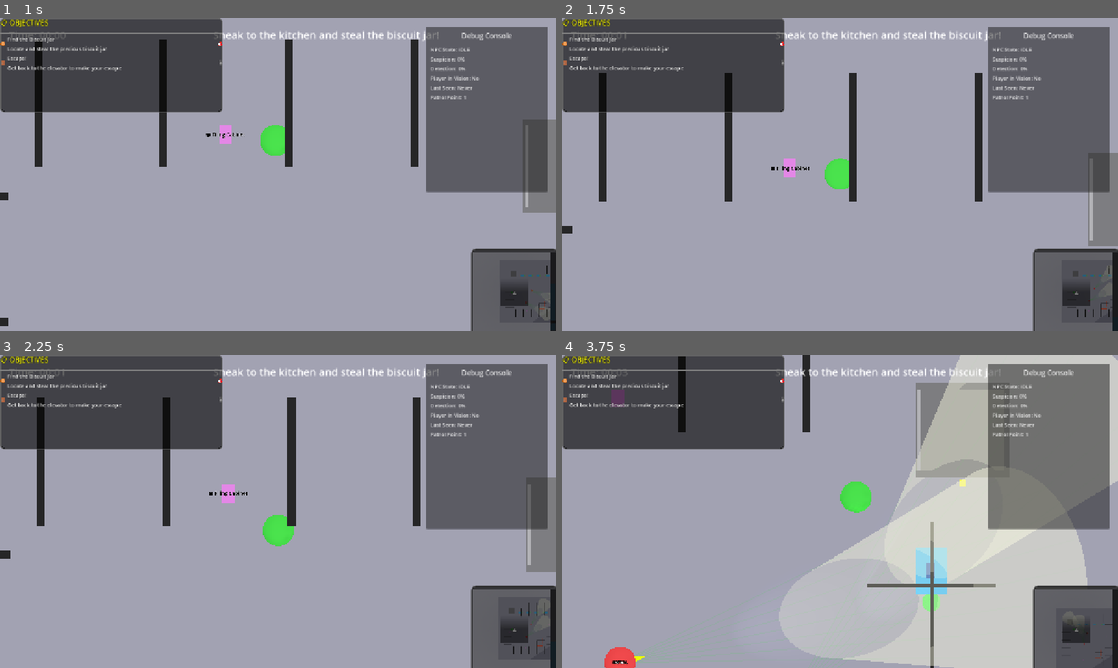
Above: before the commit, frames 1-4 (two rows, left to right).
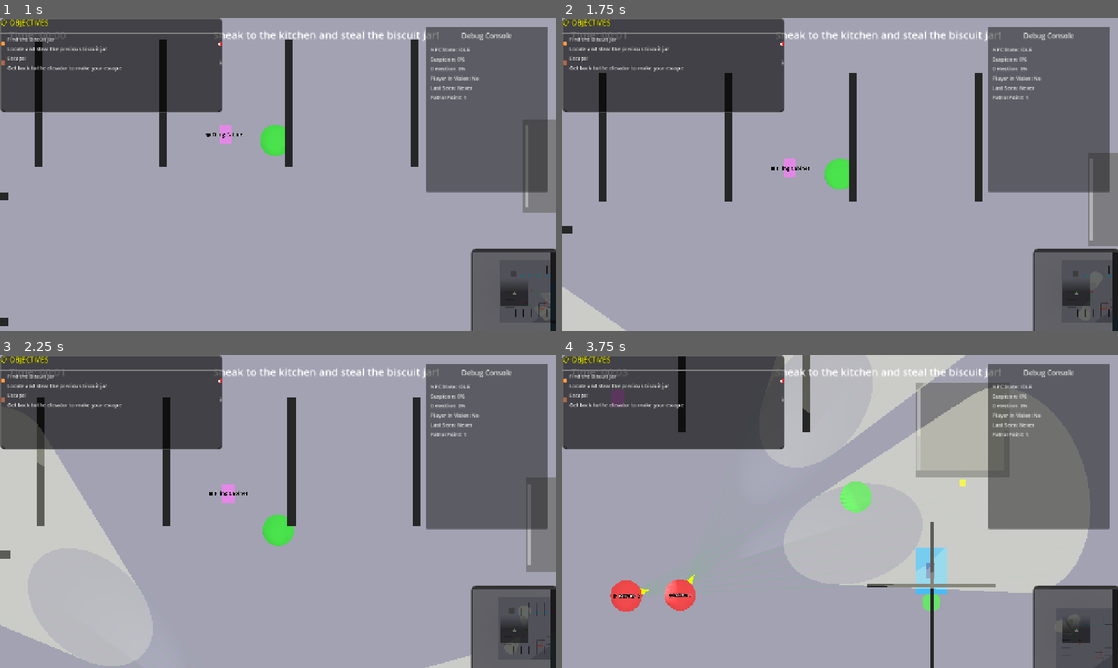
Above: after the commit, the same moments.

Repository: alanops/the-jar-job
Game: Godot game, scene res://scenes/main_menu.tscn
Two runs of this game, one before a commit and one after it. Both use one fixed random seed, a clock stepped at 60 frames per second and the inputs below.
Inputs:
- Up to frame 1 (1 s): click "Start Heist" at 0.5 s
- Up to frame 2 (1.75 s): tap Enter at 1.25 s; hold Right (move_right) from 1.28 s (still down); hold Ctrl (crouch) from 1.28 s (still down)
- Up to frame 3 (2.25 s): release Right (move_right) at 2.03 s; release Ctrl (crouch) at 2.03 s; hold Down (move_backward) from 2.03 s (still down); tap E (interact) at 2.1 s
- Up to frame 4 (3.75 s): release Down (move_backward) at 2.78 s; hold Right (move_right) 2.78-3.53 s; hold Shift (run) 2.78-3.53 s; hold Up (move_forward) from 3.53 s (still down); tap Ctrl (crouch) at 3.6 s

Frame 1 is identical in both runs. In frame 2, 0.9% of the frame differs, in the area x 0-99%, y 79-100%; in frame 3, 9.2%; in frame 4, 22%, in the area x 7-100%, y 0-100%.
Error before the commit: Invalid access to property or key 'unix' on a base object of type 'Dictionary'. (res://scripts/npc_predictive_ai.gd:69)

Commit message:
Fix Time API usage in AI systems
- Replace Time.get_time_dict_from_system()["unix"] with Time.get_unix_time_from_system()
- Use Time.get_datetime_dict_from_system() for hour access
- Fixes 'Invalid access to unix property' errors across all AI systems
- Corrects Godot 4 Time API usage in communication, memory, and predictive systems

Diff:
--- a/scripts/npc_communication_manager.gd
+++ b/scripts/npc_communication_manager.gd
@@ -104,7 +104,7 @@
 		current_alert_level = level
 		alert_position = position
 		alert_source = source
-		alert_start_time = Time.get_time_dict_from_system()["unix"]
+		alert_start_time = Time.get_unix_time_from_system()
 
 		print("NPCCommunicationManager: Alert raised to ", AlertLevel.keys()[level], " at ", position)
 		global_alert_raised.emit(level, position, source)
@@ -130,7 +130,7 @@
 func _update_alert_system(delta: float):
 	# Gradually reduce alert level over time
 	if current_alert_level > AlertLevel.NONE:
-		var time_since_alert = Time.get_time_dict_from_system()["unix"] - alert_start_time
+		var time_since_alert = Time.get_unix_time_from_system() - alert_start_time
 
 		match current_alert_level:
 			AlertLevel.HIGH:
@@ -164,14 +164,14 @@
 					"level": level,
 					"position": position,
 					"source": source,
-					"timestamp": Time.get_time_dict_from_system()["unix"]
+					"timestamp": Time.get_unix_time_from_system()
 				}
 				npc.receive_communication(message)
 
 # ===================== SHARED MEMORY SYSTEM =====================
 
 func _add_known_position(position: Vector3, confidence: float):
-	var timestamp = Time.get_time_dict_from_system()["unix"]
+	var timestamp = Time.get_unix_time_from_system()
 	var position_data = {
 		"position": position,
 		"timestamp": timestamp,
@@ -197,7 +197,7 @@
 		return Vector3.ZERO
 
 	# Weight recent positions more heavily
-	var current_time = Time.get_time_dict_from_system()["unix"]
+	var current_time = Time.get_unix_time_from_system()
 	var weighted_position = Vector3.ZERO
 	var total_weight = 0.0
 
@@ -240,7 +240,7 @@
 
 		# Check if this area was recently searched
 		var last_search_time = shared_memory.search_coverage.get(grid_key, 0.0)
-		var current_time = Time.get_time_dict_from_system()["unix"]
+		var current_time = Time.get_unix_time_from_system()
 		var time_since_search = current_time - last_search_time
 
 		# Priority based on suspicion level and time since last search
@@ -257,7 +257,7 @@
 	# Mark this area as being searched
 	if search_position != Vector3.ZERO:
 		var grid_key = str(int(search_position.x / 4.0)) + "," + str(int(search_position.z / 4.0))
-		shared_memory.search_coverage[grid_key] = Time.get_time_dict_from_system()["unix"]
+		shared_memory.search_coverage[grid_key] = Time.get_unix_time_from_system()
 
 	return search_position
 
@@ -280,7 +280,7 @@
 	var detection_record = {
 		"position": position,
 		"time": detection_time,
-		"timestamp": Time.get_time_dict_from_system()["unix"]
+		"timestamp": Time.get_unix_time_from_system()
 	}
 	player_behavior_data.detection_history.append(detection_record)
 
@@ -304,7 +304,7 @@
 	pass
 
 func _cleanup_old_data():
-	var current_time = Time.get_time_dict_from_system()["unix"]
+	var current_time = Time.get_unix_time_from_system()
 	var cutoff_time = current_time - 300  # 5 minutes
 
 	# Clean up old position data
--- a/scripts/npc_controller.gd
+++ b/scripts/npc_controller.gd
@@ -851,7 +851,7 @@
 					"type": "request_help",
 					"position": global_position,
 					"source": self,
-					"timestamp": Time.get_time_dict_from_system()["unix"]
+					"timestamp": Time.get_unix_time_from_system()
 				}
 				npc.receive_communication(message)
 
@@ -877,7 +877,7 @@
 
 			if result.is_empty():  # Clear line of sight to player area
 				memory_system.add_memory(NPCMemorySystem.MemoryType.PLAYER_ROUTE, current_player_pos, {
-					"timestamp": Time.get_time_dict_from_system()["unix"],
+					"timestamp": Time.get_unix_time_from_system(),
 					"frequency": 1
 				})
 
@@ -920,7 +920,7 @@
 
 		"timing_pattern":
 			# Adjust alertness based on player activity times
-			var current_hour = Time.get_time_dict_from_system().hour
+			var current_hour = Time.get_datetime_dict_from_system().hour
 			if current_hour == pattern_data.get("peak_hour", 12):
 				memory_system.adapt_behavior("suspicion_sensitivity", 0.2)
 
@@ -964,7 +964,7 @@
 	if memory_system and learning_enabled:
 		memory_system.add_memory(NPCMemorySystem.MemoryType.NOISE_EVENT, noise_position, {
 			"volume": noise_volume,
-			"timestamp": Time.get_time_dict_from_system()["unix"]
+			"timestamp": Time.get_unix_time_from_system()
 		})
 
 func record_environmental_change(position: Vector3, change_type: String, player_caused: bool = false):
@@ -972,7 +972,7 @@
 		memory_system.add_memory(NPCMemorySystem.MemoryType.ENVIRONMENTAL_CHANGE, position, {
 			"change_type": change_type,
 			"player_caused": player_caused,
-			"timestamp": Time.get_time_dict_from_system()["unix"]
+			"timestamp": Time.get_unix_time_from_system()
 		})
 
 func get_predicted_search_location() -> Vector3:
--- a/scripts/npc_memory_system.gd
+++ b/scripts/npc_memory_system.gd
@@ -65,7 +65,7 @@
 func add_memory(type: MemoryType, position: Vector3, context: Dictionary = {}):
 	var memory_entry = {
 		"position": position,
-		"timestamp": Time.get_time_dict_from_system()["unix"],
+		"timestamp": Time.get_unix_time_from_system(),
 		"context": context,
 		"importance": _calculate_importance(type, context),
 		"decay_rate": _get_decay_rate(type)
@@ -350,7 +350,7 @@
 # ===================== CLEANUP =====================
 
 func _cleanup_old_memories():
-	var current_time = Time.get_time_dict_from_system()["unix"]
+	var current_time = Time.get_unix_time_from_system()
 
 	for memory_type in memories.keys():
 		var updated_memories: Array = []
--- a/scripts/npc_predictive_ai.gd
+++ b/scripts/npc_predictive_ai.gd
@@ -66,7 +66,7 @@
 	if not player:
 		return
 
-	var current_time = Time.get_time_dict_from_system()["unix"]
+	var current_time = Time.get_unix_time_from_system()
 	var current_position = player.global_position
 
 	# Add to position history
@@ -352,7 +352,7 @@
 	if player_position_history.size() < 2:
 		return
 
-	var current_time = Time.get_time_dict_from_system()["unix"]
+	var current_time = Time.get_unix_time_from_system()
 
 	# Find predictions made prediction_time_horizon ago
 	for accuracy_entry in prediction_accuracy_history:
